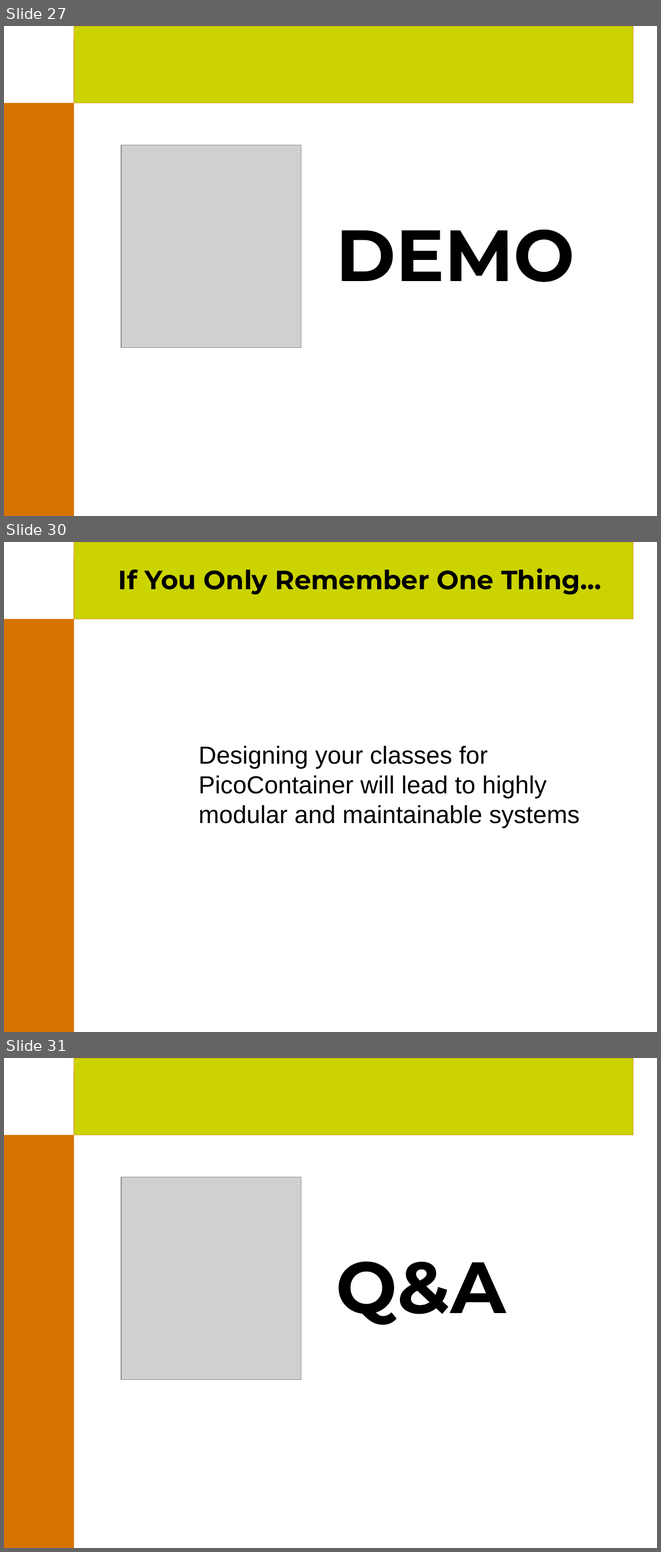
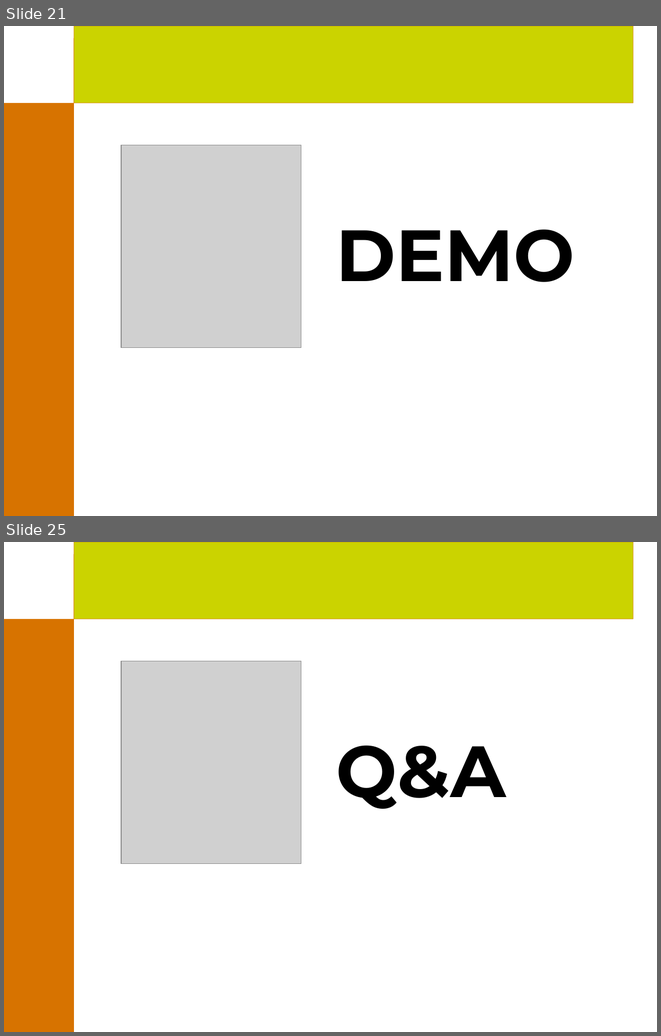
Before and after one commit to joehni/PicoContainer1-CVS, a slide deck: site/presentations/PicoContainer.ppt. Shown one above the other, each under a label of ours: slides 27, 30 and 31 before the commit, slides 21 and 25 after it; the slides between them are not shown. The pictures are 661x1552 and 661x1036 pixels, drawn with LibreOffice and Linux fonts; fonts in the diff are those of the drawing; grey boxes stand for pictures; background and template pictures are left out. Boxes give left, top, right and bottom in pixels: in the first picture for what was removed or moved away, otherwise in the second. Text is boxed around its words. In the diff, an @@ line names an element or a change of style, - is before the commit and + after.

```diff
--- a/site/presentations/PicoContainer.ppt
+++ b/site/presentations/PicoContainer.ppt
@@ slide 30 removed at (x1=4, y1=542, x2=657, y2=1032), background #FFFFFF; not listed: 3 template elements that a slide beside it also shows @@
@@ title removed at (x1=118, y1=568, x2=601, y2=594) @@
-If You Only Remember One Thing…
@@ text removed at (x1=199, y1=746, x2=580, y2=828) @@
-Designing your classes for PicoContainer will lead to highly modular and maintainable systems
@@ what was slide 27 is now slide 21 @@
@@ what was slide 31 is now slide 25 @@
```
Also in this commit, not shown: 15 slides changed, 4 slides added, 6 other slides removed.
